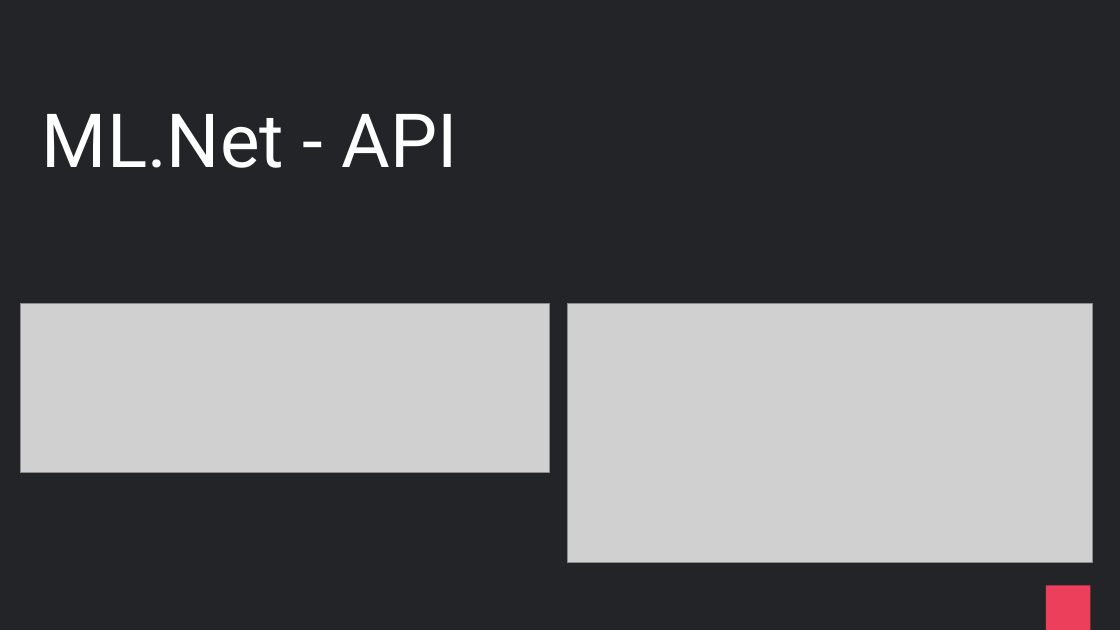
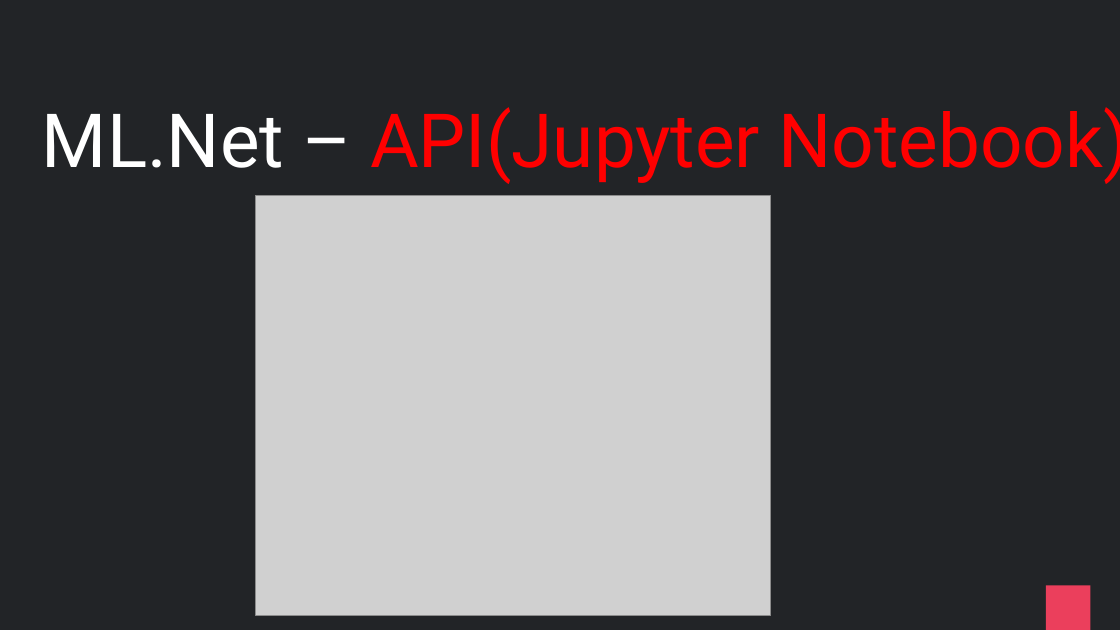
Before and after one commit to praveenraghuvanshi/tech-sessions, a slide deck: slide 10 of 16062021-Global-AI-Community-2021/cricket-analytics.pptx. Drawn at 1120x630 pixels with LibreOffice and Linux fonts; fonts in the diff are those of the drawing; grey boxes stand for pictures. Boxes give left, top, right and bottom in pixels: in the first picture for what was removed or moved away, otherwise in the second. Text is boxed around its words. In the diff, an @@ line names an element or a change of style, - is before the commit and + after.

```diff
--- a/16062021-Global-AI-Community-2021/cricket-analytics.pptx
+++ b/16062021-Global-AI-Community-2021/cricket-analytics.pptx
@@ title at [42, 107, 1120, 184]: text changed; text colour #FFFFFF to #FF0000 @@
-ML.Net - API
+ML.Net – API(Jupyter Notebook)
@@ picture added at [256, 195, 771, 615] @@
@@ picture removed at [20, 303, 549, 473] @@
@@ picture removed at [567, 303, 1093, 562] @@
```
Also in this commit, not shown: 6 other slides changed, 2 slides added, 14 other files.
